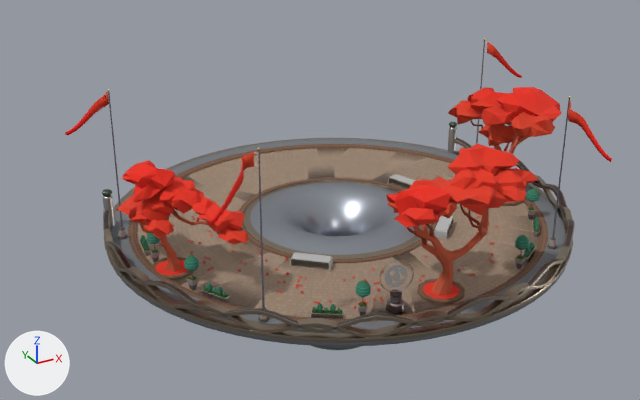
What one commit did to the glTF model models/lobby/lobby_platform.glb.
Rendered twice from a camera (50 mm lens) standing at (131.7, 101.3, 130.3) and looking at (159.2, 151.3, 105.3). Every picture has the same lights, and +X, +Y and +Z are marked at lower left. Objects named as collision shapes, trigger or cutter boxes, shadow casters or lower levels of detail are left out. Where no turn or scale is listed for an object, it has been applied to the vertices. Vertices at the same position are counted once.

Script lines for the objects in view, before the commit:
```python
ob_cloud_platform_001 = bpy.data.objects.new('cloud_platform.001', me_cylinder_116)
ob_cloud_platform_001.location = (160.0, 150.22, 105.02)
ob_cloud_platform_002 = bpy.data.objects.new('cloud_platform.002', me_cylinder_116)
ob_cloud_platform_002.location = (160.0, 150.22, 105.02)
ob_cloud_platform_002.rotation_euler = (0.0, -3.142, 0.0)  # degrees (0, -180, 0)
ob_cloud_platform_003 = bpy.data.objects.new('cloud_platform.003', me_cylinder_138)
ob_cloud_platform_003.location = (145.5, 156.3, 106.16)
ob_cloud_platform_003.rotation_euler = (0.0, 0.0, 0.187)  # degrees (0, 0, 11)
ob_cloud_platform_003.scale = (1.86, 1.86, 1.86)
ob_cloud_platform_004 = bpy.data.objects.new('cloud_platform.004', me_cylinder_138)
ob_cloud_platform_004.location = (174.59, 156.39, 106.16)
ob_cloud_platform_004.rotation_euler = (0.0, 0.0, -1.975)  # degrees (0, 0, -113)
ob_cloud_platform_004.scale = (1.86, 1.86, 1.86)
ob_l_architoque_flags_002 = bpy.data.objects.new("L'architoque_Flags.002", me_l_architoque_flaga_l_architoque_flagd_003)
ob_l_architoque_flags_002.location = (174.41, 153.22, 104.37)
ob_l_architoque_flags_002.rotation_euler = (0.0, 0.0, -0.405)  # degrees (0, 0, -23)
ob_l_architoque_flags_002.scale = (0.278, 0.278, 0.278)
ob_l_architoque_flags_003 = bpy.data.objects.new("L'architoque_Flags.003", me_l_architoque_flaga_l_architoque_flagd_003)
ob_l_architoque_flags_003.location = (145.73, 153.81, 104.37)
ob_l_architoque_flags_003.rotation_euler = (0.0, 0.0, 2.284)  # degrees (0, 0, 131)
ob_l_architoque_flags_003.scale = (0.278, 0.278, 0.278)
ob_l_architoque_flags_004 = bpy.data.objects.new("L'architoque_Flags.004", me_l_architoque_flaga_l_architoque_flagd_003)
ob_l_architoque_flags_004.location = (149.43, 139.98, 104.37)
ob_l_architoque_flags_004.rotation_euler = (0.0, 0.0, -2.984)  # degrees (0, 0, -171)
ob_l_architoque_flags_004.scale = (0.278, 0.278, 0.278)
ob_l_architoque_flags_006 = bpy.data.objects.new("L'architoque_Flags.006", me_l_architoque_flaga_l_architoque_flagd_003)
ob_l_architoque_flags_006.location = (169.57, 139.04, 104.37)
ob_l_architoque_flags_006.rotation_euler = (0.0, 0.0, -1.474)  # degrees (0, 0, -84)
ob_l_architoque_flags_006.scale = (0.278, 0.278, 0.278)
ob_street_bancos_120 = bpy.data.objects.new('Street_Bancos.120', me_street_bancos_026)
ob_street_bancos_120.location = (154.96, 144.67, 104.54)
ob_street_bancos_120.rotation_euler = (0.0, 0.0, -1.288)  # degrees (0, 0, -74)
# also in view: 'Asian_Tree05.034' at (173.3, 148.3, 108.2); 'Asian_Tree04.033' at (147.5, 147.9, 107.7); 'cloud_platform' at (160.0, 150.2, 100.0); 'Cylinder.109' at (160.1, 138.0, 104.3); 'Asian_Tree06.061' at (160.4, 138.5, 108.5)
```
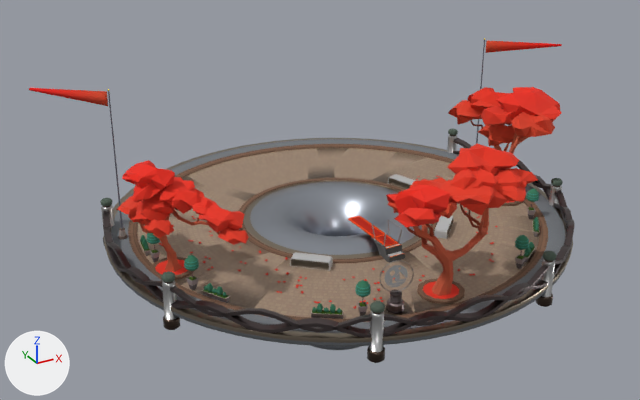
Diff of the bpy script that builds the scene:
```diff
--- a/models/lobby/lobby_platform.glb.py
+++ b/models/lobby/lobby_platform.glb.py
@@ me_cylinder_116 @@
 me_cylinder_116.from_pydata(...)  # 1134 vertices, 2240 faces; spans x -15.9..15.9, y -15.9..6.1, z -0.4..0.7
+# me_cylinder_116 part 1: texture (UV) coordinates of 2080 of 2240 faces, centred in x -15.9..15.9, y -15.9..5.8, z -0.3..0.7, changed; they spanned u 0.11..0.12, v 0.92..0.93 and now span u 0.14..0.15, v 0.07..0.07
 me_cylinder_116.materials.append(mat_atlasmetal)
@@ me_l_architoque_flaga_l_architoque_flagd_003 @@
 # used by ob_l_architoque_flags_002; location = (174.41, 153.22, 104.37); rotation_euler = (0.0, 0.0, -0.405), in degrees (0, 0, -23); scale = (0.278, 0.278, 0.278)
-me_l_architoque_flaga_l_architoque_flagd_003.from_pydata(...)  # 153 vertices, 300 faces; spans x -0.9..11.8, y -2.3..1.5, z 0.2..36.6
+me_l_architoque_flaga_l_architoque_flagd_003.from_pydata(...)  # 133 vertices, 268 faces; spans x -0.9..21.5, y -1.1..1.1, z 0.2..36.6
+# me_l_architoque_flaga_l_architoque_flagd_003 part 2: a new loose piece of 52 vertices spanning x 0.5..21.5, y -0.5..0.1, z 32.8..36.1, in mat_atlassolid (picture img_genesis_tx)
+# me_l_architoque_flaga_l_architoque_flagd_003 part 3: 56 vertices removed from x 0.6..11.8, y -2.3..1.5, z 25.0..35.9
 me_l_architoque_flaga_l_architoque_flagd_003.materials.append(mat_atlassolid)
@@ me_cylinder_138 @@
 # used by ob_cloud_platform_003; location = (145.5, 156.3, 106.16); rotation_euler = (0.0, 0.0, 0.187), in degrees (0, 0, 11); scale = (1.86, 1.86, 1.86)
-me_cylinder_138.from_pydata(...)  # 144 vertices, 284 faces; spans x -0.15..0.21, y -0.27..0.09, z -1.4..0.46
+me_cylinder_138.from_pydata(...)  # 216 vertices, 428 faces; spans x -0.28..0.25, y -0.32..0.21, z -1.37..0.51
+# me_cylinder_138 part 4: 1 vertex moved within x 0.14, y -0.15, z 0.23; 143 vertices removed from x -0.15..0.21, y -0.27..0.09, z -1.4..0.46; 215 vertices added at x -0.28..0.25, y -0.32..0.21, z -1.37..0.51
 me_cylinder_138.materials.append(mat_atlasmetal)
+me_cylinder_138.materials.append(mat_atlassolid)  # picture img_genesis_tx
@@ ob_l_architoque_flags_004 @@
-ob_l_architoque_flags_004 = bpy.data.objects.new("L'architoque_Flags.004", me_l_architoque_flaga_l_architoque_flagd_003)
@@ ob_l_architoque_flags_006 @@
-ob_l_architoque_flags_006 = bpy.data.objects.new("L'architoque_Flags.006", me_l_architoque_flaga_l_architoque_flagd_003)
@@ ob_cloud_platform_003 @@
 ob_cloud_platform_003 = bpy.data.objects.new('cloud_platform.003', me_cylinder_138)
-ob_cloud_platform_003.location = (145.5, 156.3, 106.16)
-ob_cloud_platform_003.rotation_euler = (0.0, 0.0, 0.187)  # degrees (0, 0, 11)
+ob_cloud_platform_003.location = (145.44, 144.28, 105.42)
+ob_cloud_platform_003.rotation_euler = (0.0, 0.0, 0.972)  # degrees (0, 0, 56)
 ob_cloud_platform_003.scale = (1.86, 1.86, 1.86)
@@ ob_cloud_platform_004 @@
 ob_cloud_platform_004 = bpy.data.objects.new('cloud_platform.004', me_cylinder_138)
-ob_cloud_platform_004.location = (174.59, 156.39, 106.16)
+ob_cloud_platform_004.location = (174.59, 156.39, 105.42)
 ob_cloud_platform_004.rotation_euler = (0.0, 0.0, -1.975)  # degrees (0, 0, -113)
@@ ob_cloud_platform_008 @@
+ob_cloud_platform_008 = bpy.data.objects.new('cloud_platform.008', me_cylinder_138)
+ob_cloud_platform_008.location = (174.5, 144.12, 105.42)
+ob_cloud_platform_008.rotation_euler = (0.0, 0.0, -2.955)  # degrees (0, 0, -169)
+ob_cloud_platform_008.scale = (1.86, 1.86, 1.86)
@@ ob_cloud_platform_006 @@
+ob_cloud_platform_006 = bpy.data.objects.new('cloud_platform.006', me_cylinder_138)
+ob_cloud_platform_006.location = (166.1, 135.72, 105.42)
+ob_cloud_platform_006.rotation_euler = (0.0, 0.0, 2.553)  # degrees (0, 0, 146)
+ob_cloud_platform_006.scale = (1.86, 1.86, 1.86)
@@ ob_cloud_platform_007 @@
+ob_cloud_platform_007 = bpy.data.objects.new('cloud_platform.007', me_cylinder_138)
+ob_cloud_platform_007.location = (153.99, 135.69, 105.42)
+ob_cloud_platform_007.rotation_euler = (0.0, 0.0, 1.763)  # degrees (0, 0, 101)
+ob_cloud_platform_007.scale = (1.86, 1.86, 1.86)
@@ ob_railing @@
+ob_railing = bpy.data.objects.new('railing', me_cylinder_125)  # 96 vertices, 168 faces; spans x -0.65..0.65, y 0.07..1.71, z -0.02..1.12; in mat_atlasmetal_001 (picture img_genesis_tx)
+ob_railing.location = (160.0, 143.03, 105.05)
@@ ob_board @@
+ob_board = bpy.data.objects.new('board', me_cube_110)  # 60 vertices, 110 faces; spans x -0.62..0.6, y -0.3..5.09, z -0.1..0.83; in mat_atlassolid_090 (picture img_genesis_tx)
+ob_board.location = (160.0, 142.94, 104.27)
```

Changed parts and their boxes (x1, y1, x2, y2) in the pictures (640 x 400 px; the box of a moved part takes in the faces that stretch with it):
"L'architoque_Flags.003", reshaped (57% wider): before (65, 89, 127, 240); after (29, 88, 127, 240)
'cloud_platform.003', reshaped, moved, turned: before (102, 189, 115, 227); after (161, 271, 180, 330)
'board', added: after (348, 216, 405, 262)
"L'architoque_Flags.004", deleted (red): before (210, 148, 269, 322)
'cloud_platform.007', added: after (367, 301, 385, 363)
"L'architoque_Flags.002", reshaped (85% wider): before (476, 38, 522, 144); after (476, 38, 562, 144)
"L'architoque_Flags.006", deleted (red): before (547, 96, 612, 250)
'cloud_platform.006', added: after (536, 251, 557, 307)
'cloud_platform.004', reshaped, moved: before (448, 122, 457, 153); after (447, 129, 458, 153)
'cloud_platform.008', added: after (549, 178, 563, 206)
'cloud_platform.005', now drawn: after (100, 198, 115, 246)
'railing', added: after (372, 220, 402, 247)
part 1 of me_cylinder_116, surface changed (brown to black): before (103, 137, 575, 338); after (103, 138, 575, 338)
part 2 of me_l_architoque_flaga_l_architoque_flagd_003, added (red): after (29, 40, 562, 106)
part 3 of me_l_architoque_flaga_l_architoque_flagd_003, deleted (red): before (65, 42, 612, 225)
part 4 of me_cylinder_138, moved or reshaped: before (102, 122, 457, 227); after (100, 129, 563, 363)
